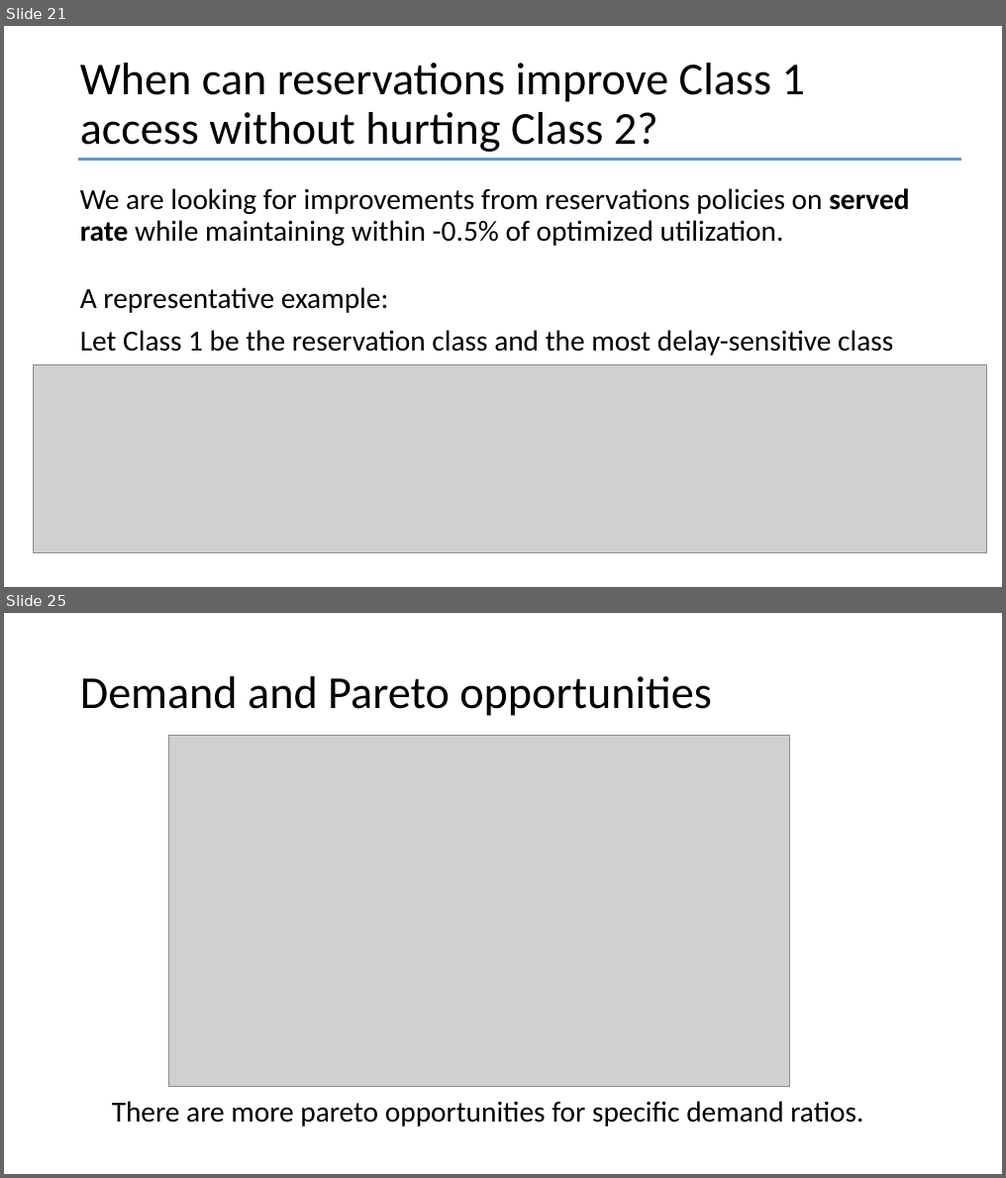
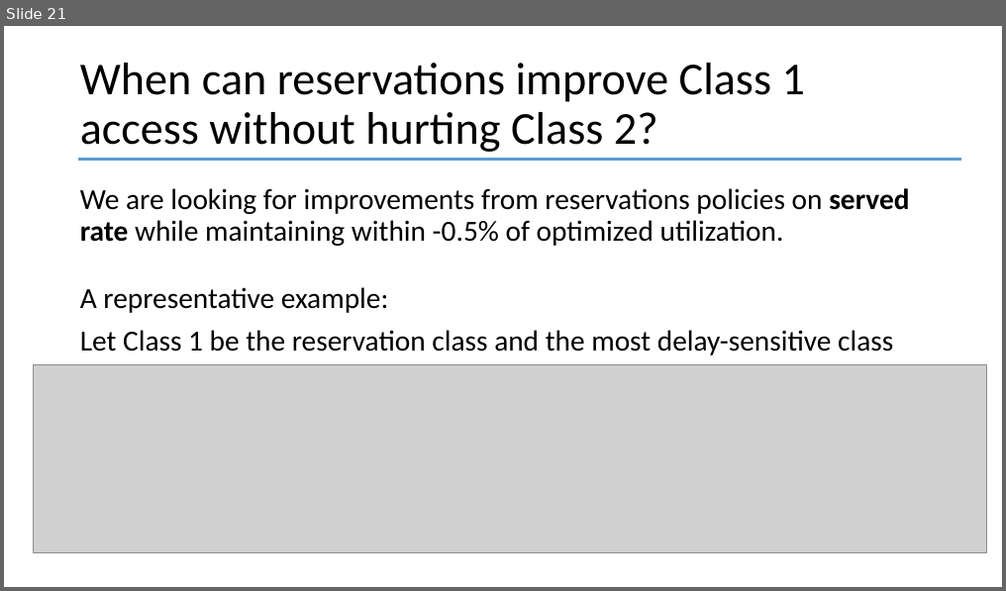
Before and after one commit to YcartXin/CUIMC-Appointment-Simulation, a slide deck: presentation/FCFS Presentation.pptx. Shown one above the other, each under a label of ours: slides 21 and 25 before the commit, slide 21 after it; the slides between them are not shown. The pictures are 1006x1178 and 1006x591 pixels, drawn with LibreOffice and Linux fonts; fonts in the diff are those of the drawing; grey boxes stand for pictures. Boxes give left, top, right and bottom in pixels: in the first picture for what was removed or moved away, otherwise in the second. Text is boxed around its words. In the diff, an @@ line names an element or a change of style, - is before the commit and + after.

```diff
--- a/presentation/FCFS Presentation.pptx
+++ b/presentation/FCFS Presentation.pptx
@@ slide 25 removed at (x1=4, y1=613, x2=1002, y2=1174), background #FFFFFF @@
@@ title removed at (x1=80, y1=676, x2=712, y2=716) @@
-Demand and Pareto opportunities
@@ picture removed at (x1=168, y1=735, x2=790, y2=1086) @@
@@ text removed at (x1=112, y1=1101, x2=863, y2=1127) @@
-There are more pareto opportunities for specific demand ratios.
```
Also in this commit, not shown: 4 slides changed, 4 slides added, 1 other slide removed, 17 other files.
